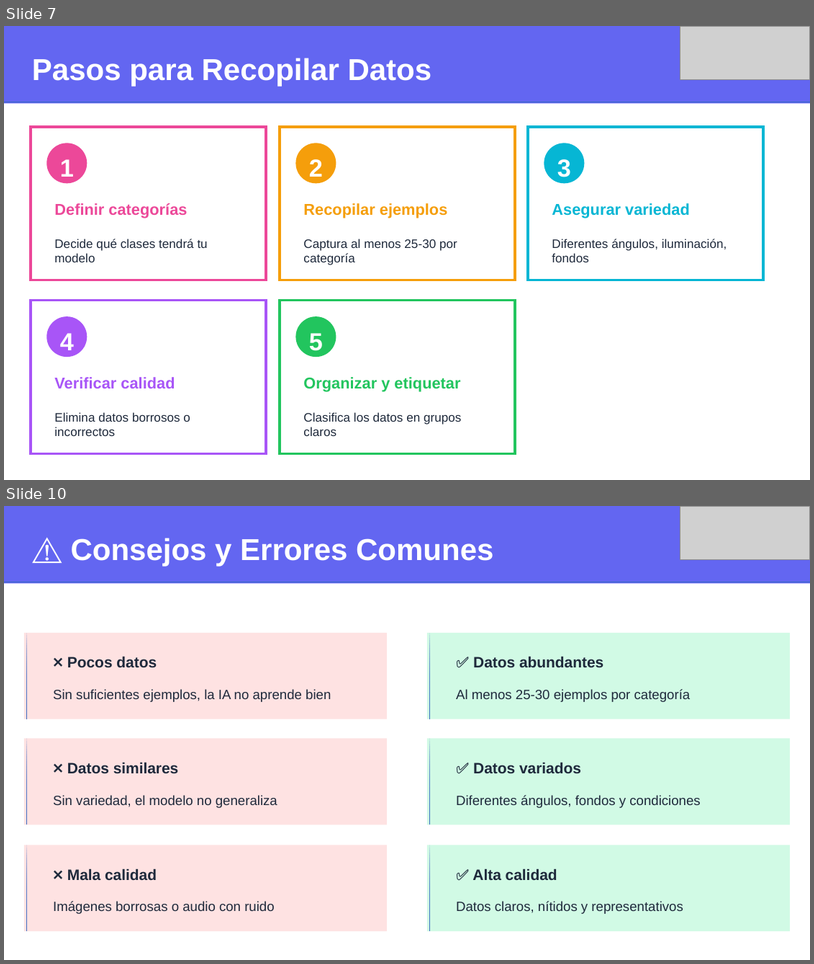
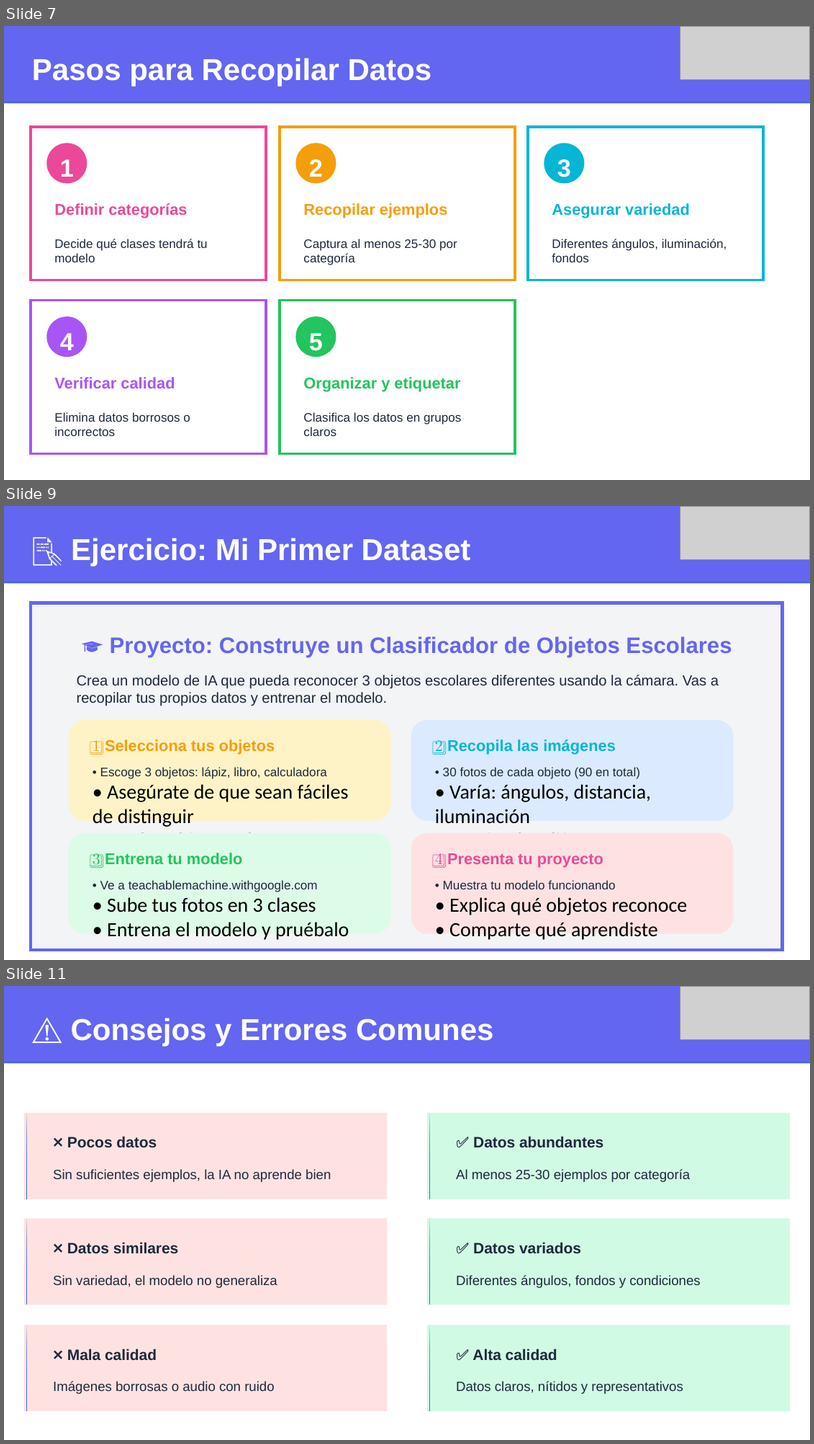
Before and after one commit to wallparianalytics/MentesDigitales, a slide deck: Sesión 6.pptx. Shown one above the other, each under a label of ours: slides 7 and 10 before the commit, slides 7, 9 and 11 after it; the slides between them are not shown. The pictures are 814x964 and 814x1444 pixels, drawn with LibreOffice and Linux fonts; fonts in the diff are those of the drawing; grey boxes stand for pictures. Boxes give left, top, right and bottom in pixels: in the first picture for what was removed or moved away, otherwise in the second. Text is boxed around its words. In the diff, an @@ line names an element or a change of style, - is before the commit and + after.

```diff
--- a/Sesión 6.pptx
+++ b/Sesión 6.pptx
@@ slide 9 added at box(4, 506, 810, 960), background #FFFFFF @@
@@ rectangle added at box(4, 506, 810, 584), fill #6366F1 @@
@@ picture added at box(681, 506, 810, 559) @@
@@ text added at box(71, 538, 471, 566), 27 pt, text #FFFFFF, bold @@
+📝 Ejercicio: Mi Primer Dataset
@@ rectangle added at box(4, 582, 810, 582), fill gradient #6183CB to #3E70CA to #3062BB @@
@@ rectangle added at box(31, 602, 783, 950), fill #F3F4F6, outline #6366F1 3 pt @@
@@ text added at box(110, 636, 732, 657), 20 pt, text #6366F1, bold @@
+🎓 Proyecto: Construye un Clasificador de Objetos Escolares
@@ text added at box(77, 674, 719, 706), 13 pt, text #1E293B @@
+Crea un modelo de IA que pueda reconocer 3 objetos escolares diferentes usando la cámara. Vas a recopilar tus propios datos y entrenar el modelo.
@@ rounded rectangle added at box(69, 720, 391, 821), fill #FEF3C7 @@
@@ rounded rectangle added at box(412, 720, 734, 821), fill #DBEAFE @@
@@ text added at box(93, 739, 275, 754), 14 pt, text #F59E0B, bold @@
+1️⃣ Selecciona tus objetos
@@ text added at box(435, 739, 616, 754), 14 pt, text #06B6D4, bold @@
+2️⃣ Recopila las imágenes
@@ text added at box(93, 767, 349, 833), 18 pt, text #000000 @@
+• Escoge 3 objetos: lápiz, libro, calculadora
+• Asegúrate de que sean fáciles de distinguir
+• Ten los objetos a la mano
@@ text added at box(435, 767, 652, 833), 18 pt, text #000000 @@
+• 30 fotos de cada objeto (90 en total)
+• Varía: ángulos, distancia, iluminación
+• Usa fondos diferentes
@@ rounded rectangle added at box(69, 833, 391, 934), fill #DCFCE7 @@
@@ rounded rectangle added at box(412, 833, 734, 934), fill #FEE2E2 @@
@@ text added at box(93, 852, 242, 867), 14 pt, text #22C55E, bold @@
+3️⃣ Entrena tu modelo
@@ text added at box(435, 853, 604, 867), 14 pt, text #EC4899, bold @@
+4️⃣ Presenta tu proyecto
@@ text added at box(100, 880, 349, 939), 18 pt, text #000000 @@
+• Ve a teachablemachine.withgoogle.com
+• Sube tus fotos en 3 clases
+• Entrena el modelo y pruébalo
@@ text added at box(443, 880, 688, 939), 18 pt, text #000000 @@
+• Muestra tu modelo funcionando
+• Explica qué objetos reconoce
+• Comparte qué aprendiste
@@ what was slide 10 is now slide 11 @@
```
Also in this commit, not shown: 6 slides changed, 1 other file.
